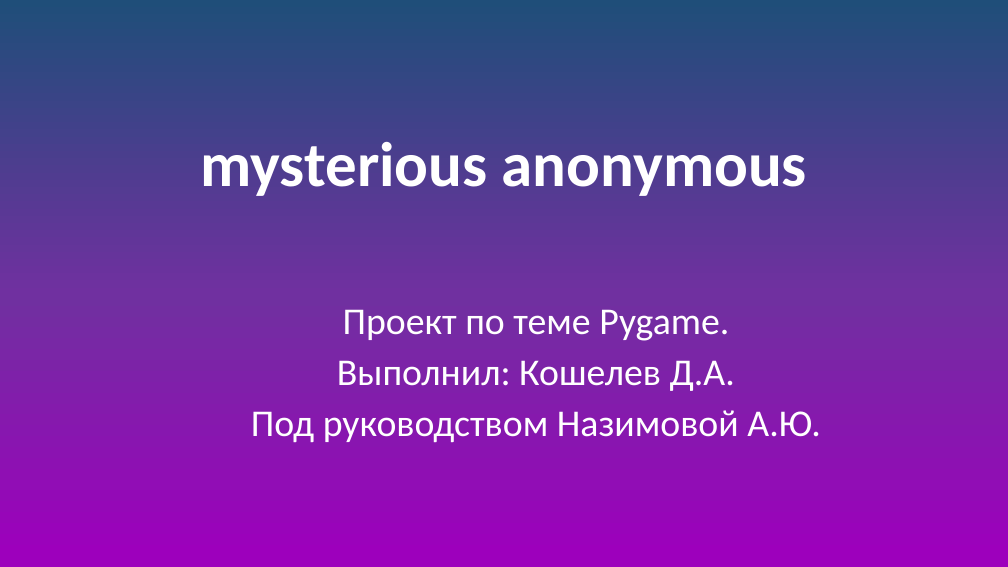
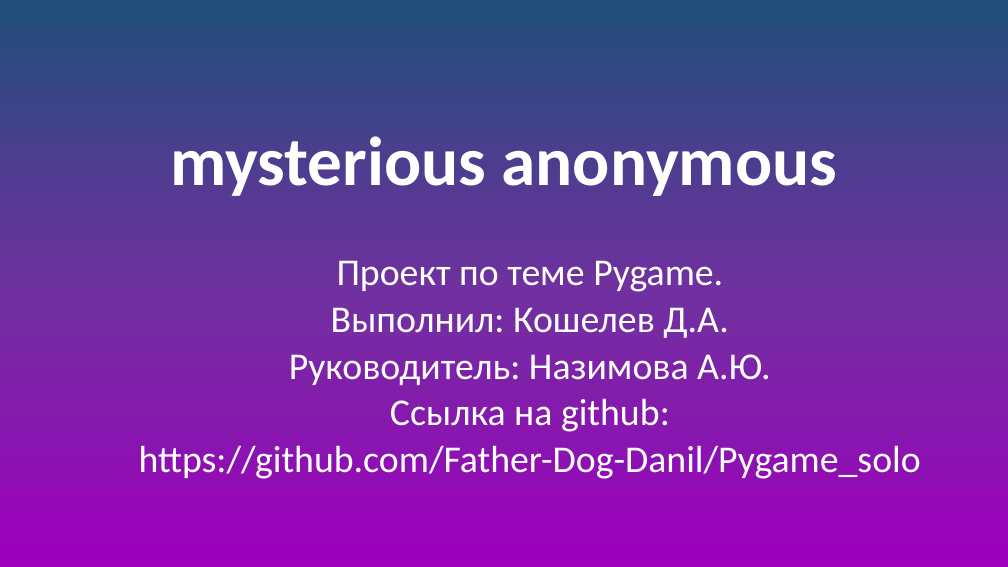
Before and after one commit to Father-Dog-Danil/Pygame_solo, a slide deck: slide 19 of doc/презентация.pptx (slide 5 before the commit). Drawn at 1008x567 pixels with LibreOffice and Linux fonts; fonts in the diff are those of the drawing. Boxes give left, top, right and bottom in pixels: in the first picture for what was removed or moved away, otherwise in the second. Text is boxed around its words. In the diff, an @@ line names an element or a change of style, - is before the commit and + after.

```diff
--- a/doc/презентация.pptx
+++ b/doc/презентация.pptx
@@ title "mysterious anonymous" at (x1=170, y1=136, x2=838, y2=196): size 60 to 66 pt @@
@@ subtitle "Проект по теме Pygame." moved from (x1=251, y1=309, x2=821, y2=443) to (x1=139, y1=260, x2=921, y2=479) @@
@@ subtitle at (x1=331, y1=260, x2=728, y2=338): line spacing 0.9 to 0.8 @@
@@ subtitle at (x1=139, y1=354, x2=921, y2=479): text changed @@
-Под руководством Назимовой А.Ю.
+Руководитель: Назимова А.Ю.
+Ссылка на github:
+https://github.com/Father-Dog-Danil/Pygame_solo
```
Also in this commit, not shown: 4 other slides changed, 14 slides added.
